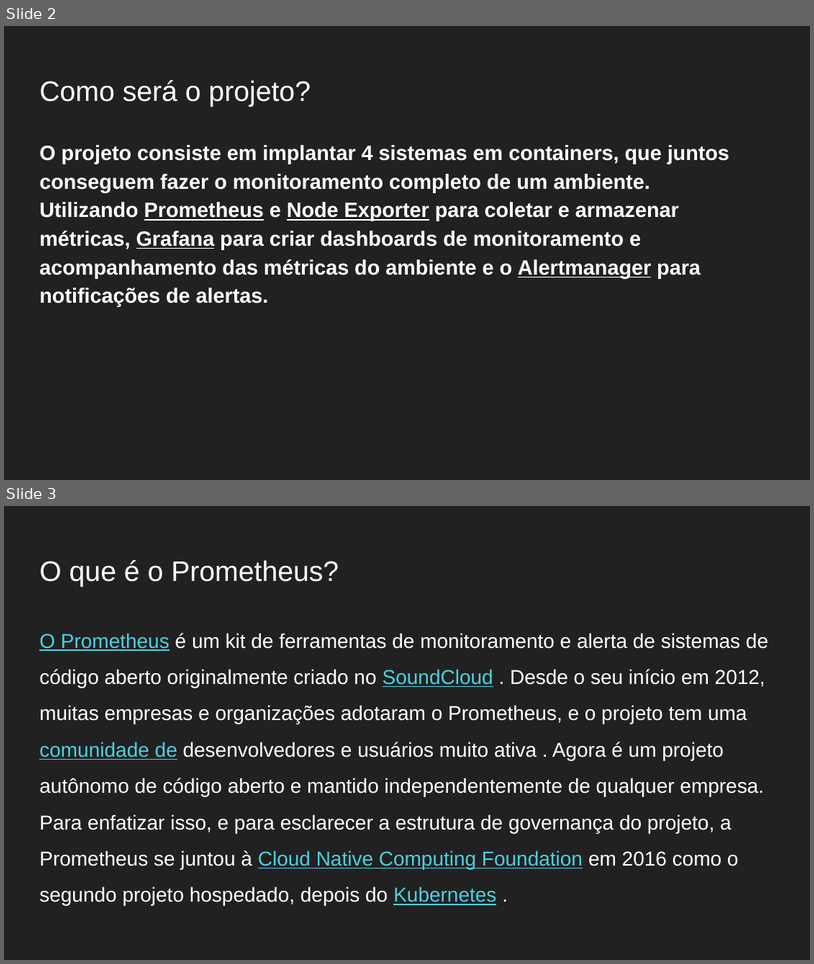
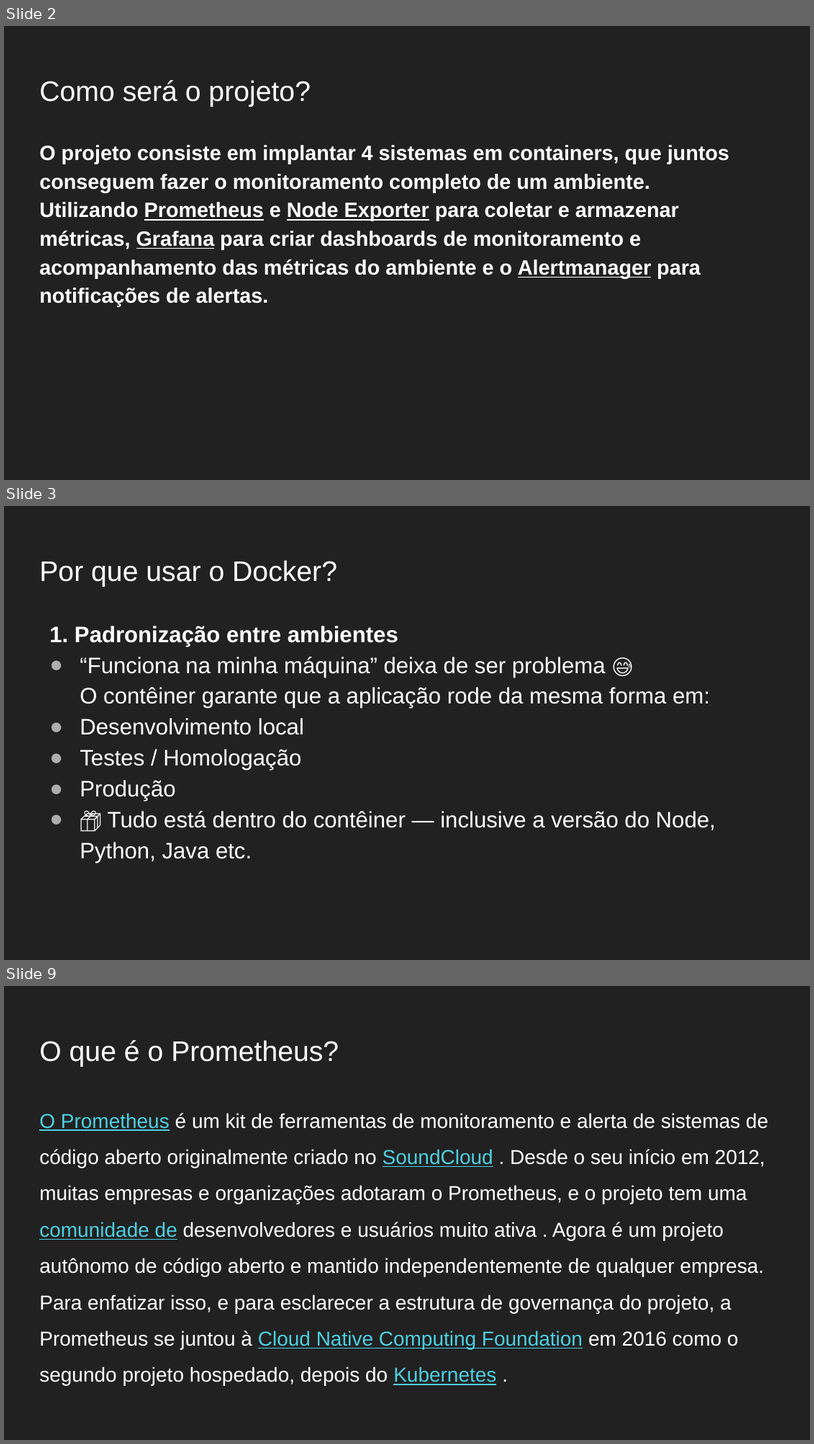
Before and after one commit to Gabrielgsn30/seminarios-docker-monitoramento, a slide deck: DIA03/Práticas DevOps com Docker e Monitoramento do Ambiente Dia 03 Projeto Monitoramento.pptx. Shown one above the other, each under a label of ours: slides 2 and 3 before the commit, slides 2, 3 and 9 after it; the slides between them are not shown. The pictures are 814x964 and 814x1444 pixels, drawn with LibreOffice and Linux fonts; fonts in the diff are those of the drawing. Boxes give left, top, right and bottom in pixels: in the first picture for what was removed or moved away, otherwise in the second. Text is boxed around its words. In the diff, an @@ line names an element or a change of style, - is before the commit and + after.

```diff
--- a/DIA03/Práticas DevOps com Docker e Monitoramento do Ambiente Dia 03 Projeto Monitoramento.pptx
+++ b/DIA03/Práticas DevOps com Docker e Monitoramento do Ambiente Dia 03 Projeto Monitoramento.pptx
@@ slide 3 added at [4,506,810,960], background #212121 @@
@@ title added at [39,560,337,587], 25.2 pt, text #FFFFFF @@
+Por que usar o Docker?
@@ text added at [49,626,716,863], 20 pt, text #FFFFFF @@
+1. Padronização entre ambientes
+● “Funciona na minha máquina” deixa de ser problema 😅
+  O contêiner garante que a aplicação rode da mesma forma em:
+● Desenvolvimento local
+● Testes / Homologação
+● Produção
+● 📦 Tudo está dentro do contêiner — inclusive a versão do Node, Python, Java etc.
@@ what was slide 3 is now slide 9 @@
```
Also in this commit, not shown: 3 slides changed, 5 other slides added, 4 other files.
